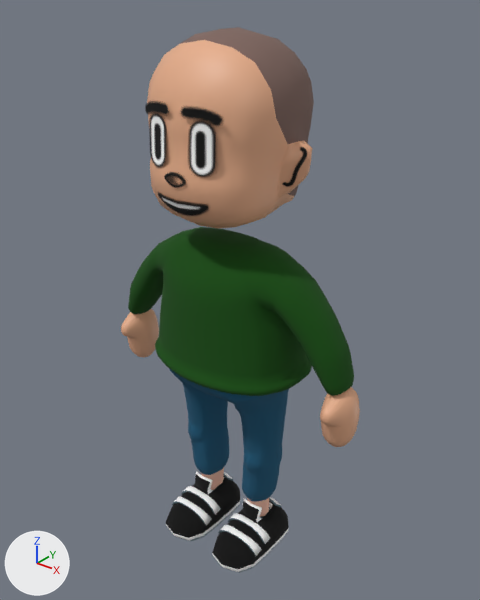
Renders of the glTF model src/Assets/3dModels/sharedModels/avatar/a-avatar-skeleton.glb from each side of a commit.
One viewpoint serves both versions: a 50 mm camera at (1.198, -1.444, 1.848) aimed at (0.004, 0.049, 0.922). Arrows for +X, +Y and +Z are at lower left; the lights stay in place. Vertices at the same position are counted once.

In view in the first picture: 'defaultPants', 'defaultShoes', 'defaultTop', 'eyebrows', 'eyes', 'hands', 'head', 'mouth', 'nose'.
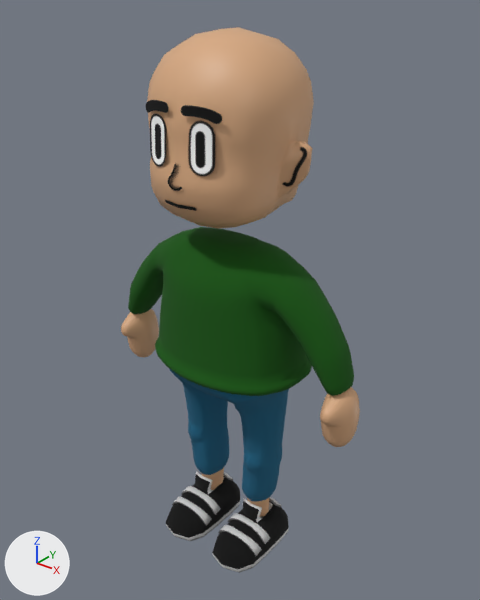
Commit message: replaced avatar model with newer version

Edits to the bpy script that builds the scene:
```text
Add mat_mat_detail:
    mat_mat_detail = principled_material('mat_Detail')
    mat_mat_detail.texture = img_colorpalette
    mat_mat_detail.roughness = 1.0
Change me_cube_002:
    where me_cube_002.from_pydata(...)  # 3933 vertices, 7782 faces; spans x -0.22..0.22, y -0.169..0.181, z 0.121..0.848
    me_cube_002 part 1: 1452 faces spanning x -0.156..0.156, y -0.028..0.071, z 0.121..0.209 switch from mat_1urbanpalette_002 (picture img_colorpalette_urban) to mat_mat_skin (picture img_colorpaletteskin)
    add me_cube_002.materials.append(mat_mat_primary)  # picture img_colorpalette
Change me_cube_001:
    where me_cube_001.from_pydata(...)  # 520 vertices, 1016 faces; spans x -0.2..0.2, y -0.189..0.138, z 0.001..0.193
    me_cube_001 part 2: 352 faces spanning x -0.2..0.2, y -0.189..0.138, z 0.041..0.188 switch from mat_1urbanpalette_002 (picture img_colorpalette_urban) to mat_mat_primary (picture img_colorpalette)
    me_cube_001 part 3: 664 faces spanning x -0.2..0.2, y -0.189..0.138, z 0.001..0.193 switch from mat_1urbanpalette_002 (picture img_colorpalette_urban) to mat_mat_detail (picture img_colorpalette)
Change me_cube_588:
    where me_cube_588.from_pydata(...)  # 516 vertices, 1024 faces; spans x -0.47..0.47, y -0.088..0.067, z 0.578..0.791
    remove me_cube_588.materials.append(mat_skin_002)  # beige #e7ae89
    me_cube_588 part 4: texture (UV) coordinates of 1024 of 1024 faces, centred in x -0.469..0.469, y -0.087..0.066, z 0.58..0.79, changed; they spanned u 0.0..1.0, v 0.0..1.0 and now span u 0.68..0.68, v 0.49..0.49
    add me_cube_588.materials.append(mat_mat_skin)  # picture img_colorpaletteskin
Change me_cube_583:
    where me_cube_583.from_pydata(...)  # 245 vertices, 484 faces; spans x -0.272..0.272, y -0.223..0.256, z 1.215..1.728
    me_cube_583 part 5: 322 faces spanning x -0.272..0.272, y -0.223..0.159, z 1.215..1.705 switch from mat_skin_003 (beige #e7ae89) to mat_mat_skin (picture img_colorpaletteskin)
    me_cube_583 part 6: 162 faces spanning x -0.224..0.224, y -0.089..0.256, z 1.288..1.728 switch from mat_skin_hair_mat_002 (brown #7e665e) to mat_mat_skin (picture img_colorpaletteskin)
Change me_eyebrows_024:
    where me_eyebrows_024.from_pydata(...)  # 10 vertices, 8 faces; spans x -0.14..0.14, y -0.212..-0.178, z 1.497..1.591
    remove me_eyebrows_024.materials.append(mat_eyebrow_mat_001)  # picture img_face_sampels_2_0
    me_eyebrows_024 part 7: texture (UV) coordinates of 8 of 8 faces, centred in x -0.117..0.118, y -0.208..-0.186, z 1.527..1.563, changed; they spanned u 0.04..0.12, v 0.36..0.38 and now span u 0.0..0.25, v 0.75..1.0
    add me_eyebrows_024.materials.append(mat_mat_eyebrows)  # picture img_texture_eyebrows
Change me_eyes_024:
    where me_eyes_024.from_pydata(...)  # 20 vertices, 24 faces; spans x -0.166..0.166, y -0.234..-0.17, z 1.344..1.57
    remove me_eyes_024.materials.append(mat_eyes_mat_001)  # picture img_face_sampels_2_0
    me_eyes_024 part 8: texture (UV) coordinates of 24 of 24 faces, centred in x -0.139..0.14, y -0.223..-0.178, z 1.357..1.552, changed; they spanned u 0.05..0.15, v 0.92..0.97 and now span u 0.0..0.12, v 0.9..1.0
    add me_eyes_024.materials.append(mat_mat_eyes)  # picture img_texture_eyes
Change me_mouth_024:
    where me_mouth_024.from_pydata(...)  # 15 vertices, 16 faces; spans x -0.124..0.124, y -0.219..-0.162, z 1.249..1.339
    remove me_mouth_024.materials.append(mat_mouth_mat_001)  # picture img_face_sampels_2_0
    me_mouth_024 part 9: texture (UV) coordinates of 16 of 16 faces, centred in x -0.101..0.102, y -0.213..-0.173, z 1.267..1.327, changed; they spanned u 0.14..0.21, v 0.17..0.19 and now span u 0.0..0.17, v 0.83..1.0
    add me_mouth_024.materials.append(mat_mat_mouth)  # picture img_texture_mouth
Change me_nose_024:
    where me_nose_024.from_pydata(...)  # 9 vertices, 8 faces; spans x -0.0605..0.0605, y -0.2258..-0.1953, z 1.3369..1.4141
    remove me_nose_024.materials.append(mat_nose_mat_001)  # picture img_face_sampels_2_0
    me_nose_024 part 10: texture (UV) coordinates of 8 of 8 faces, centred in x -0.0399..0.0399, y -0.2195..-0.2049, z 1.3496..1.4, changed; they spanned u 0.68..0.74, v 0.12..0.15 and now span u 0.0..0.17, v 0.75..1.0
    add me_nose_024.materials.append(mat_mat_nose)  # picture img_texture_nose
```

Changed parts and their boxes (x1, y1, x2, y2) in the pictures (480 x 600 px):
'eyebrows', recoloured, surface changed
    both: (145, 100, 223, 126)
'mouth', recoloured, surface changed
    both: (158, 192, 208, 216)
'nose', recoloured, surface changed
    both: (164, 164, 186, 191)
part 1 of me_cube_002, recoloured
    both: (201, 468, 269, 517)
part 2 of me_cube_001, recoloured
    both: (166, 475, 289, 569)
part 3 of me_cube_001, recoloured (white to grey)
    both: (166, 471, 289, 573)
part 4 of me_cube_588, surface changed (beige to brown)
    both: (121, 309, 360, 447)
part 5 of me_cube_583, recoloured
    both: (147, 40, 312, 219)
part 6 of me_cube_583, recoloured
    both: (182, 27, 314, 196)
part 7 of me_eyebrows_024, surface changed
    before: (145, 101, 223, 126)
    after: (146, 100, 222, 124)
part 8 of me_eyes_024, surface changed
    before: (149, 113, 216, 177)
    after: (150, 114, 215, 176)
part 9 of me_mouth_024, surface changed
    before: (158, 192, 208, 216)
    after: (165, 200, 197, 211)
part 10 of me_nose_024, surface changed
    before: (164, 172, 186, 188)
    after: (168, 164, 182, 191)
